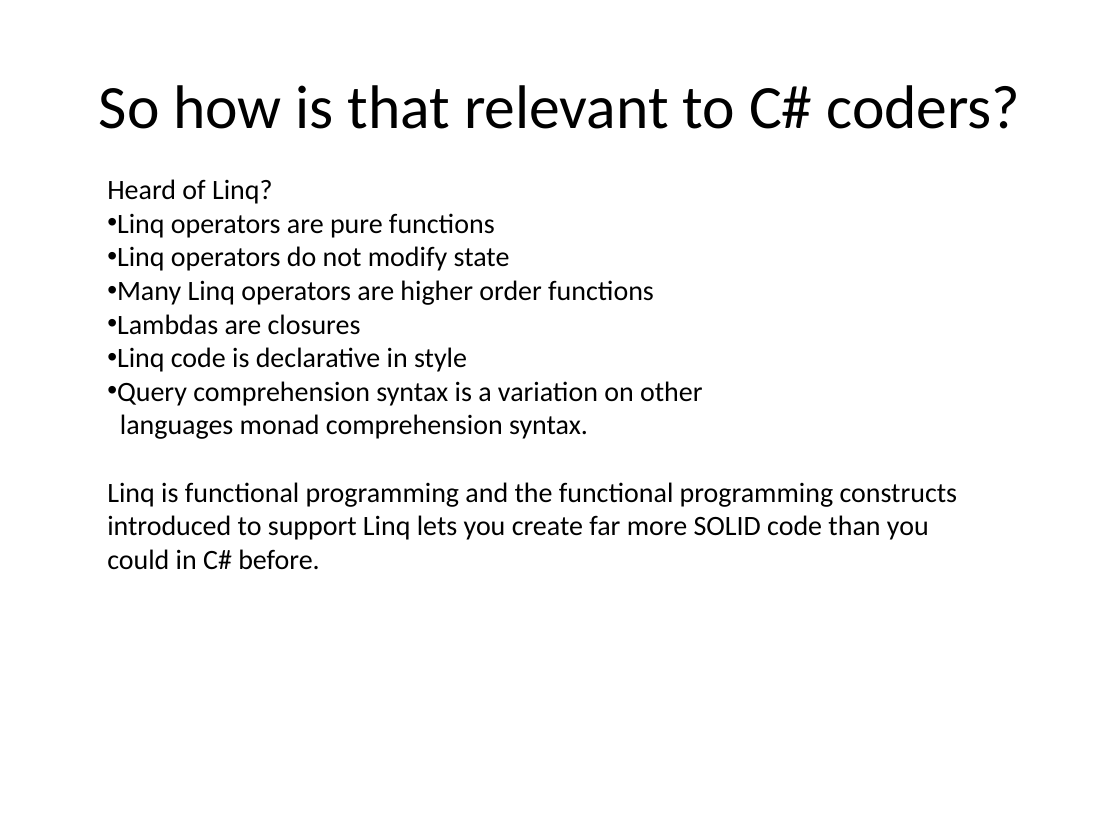
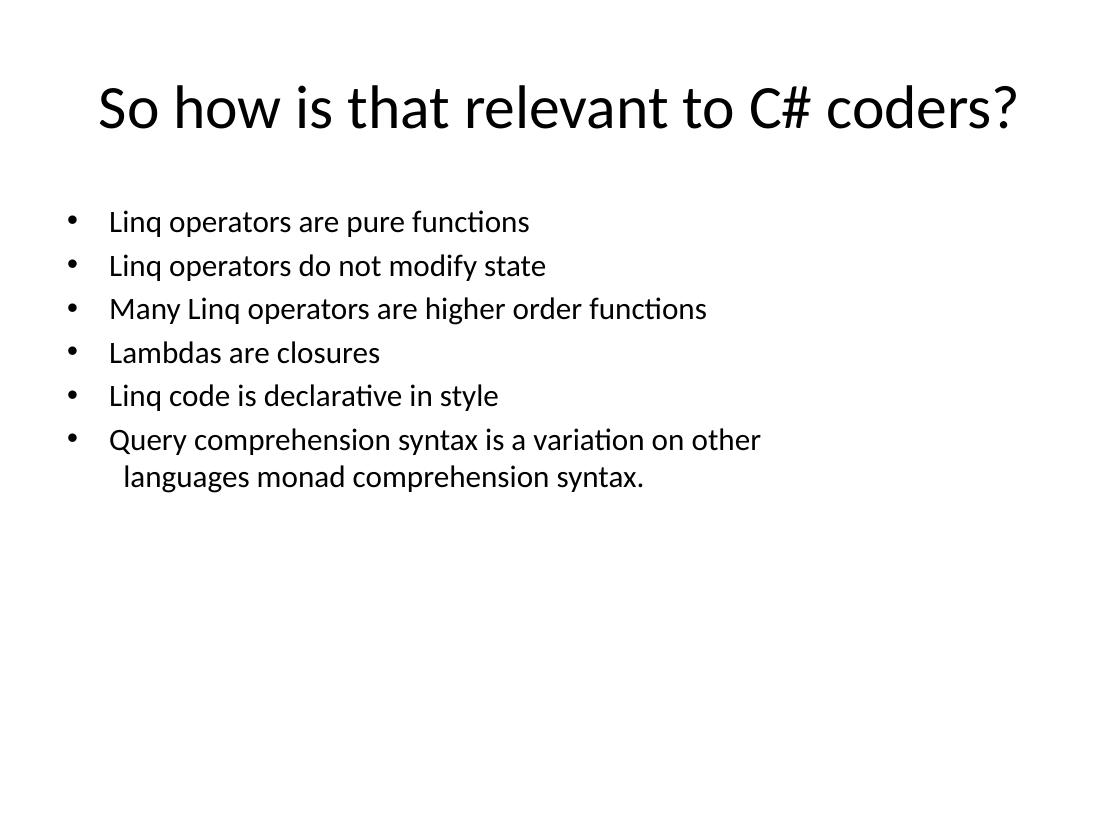
Before and after one commit to mlidbom/CSharpElevate, a slide deck: slide 4 of CSharp3.pptx (slide 3 before the commit). Drawn at 1120x840 pixels with LibreOffice and Linux fonts; fonts in the diff are those of the drawing. Boxes give left, top, right and bottom in pixels: in the first picture for what was removed or moved away, otherwise in the second. Text is boxed around its words. In the diff, an @@ line names an element or a change of style, - is before the commit and + after.

```diff
--- a/CSharp3.pptx
+++ b/CSharp3.pptx
@@ text at <box>107,179,273,204</box>: paragraph removed @@
-Heard of Linq?
@@ text "Linq operators are pure functions": place and size @@
-text "Linq operators are pure functions" at <box>107,179,958,570</box>
+text "Linq operators are pure functions" at <box>109,210,762,493</box>
@@ text "Linq operators are pure functions" at <box>109,210,762,493</box>: size 18 to 20 pt; indent changed; more space between paragraphs @@
@@ text at <box>107,482,958,570</box>: paragraph removed @@
-Linq is functional programming and the functional programming constructs
-introduced to support Linq lets you create far more SOLID code than you
-could in C# before.
```
Also in this commit, not shown: 2 other slides changed, 2 slides added.
